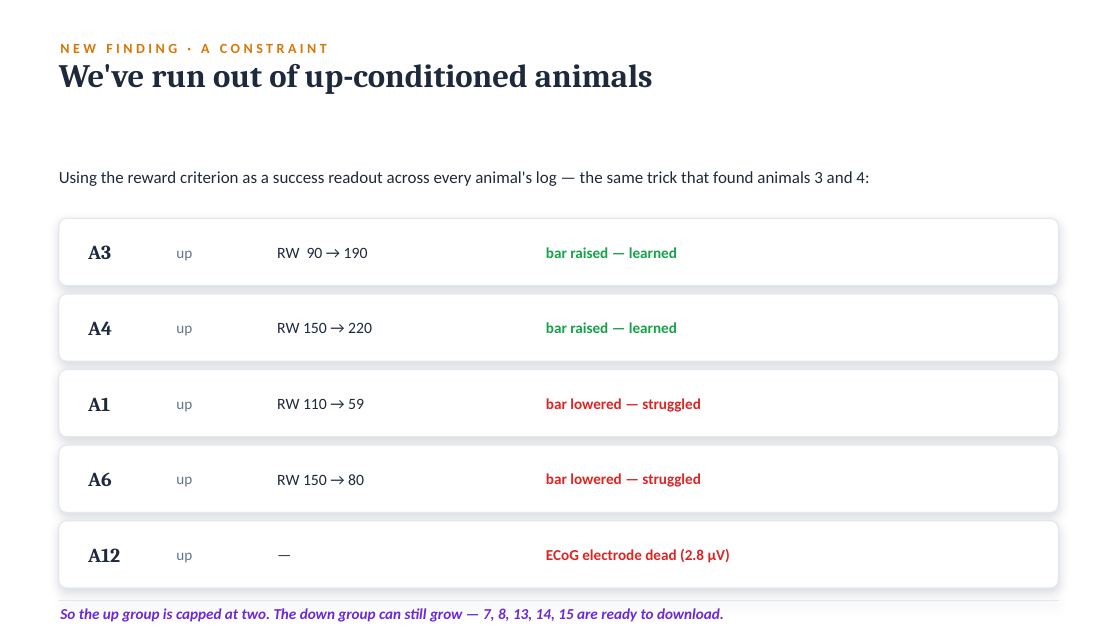
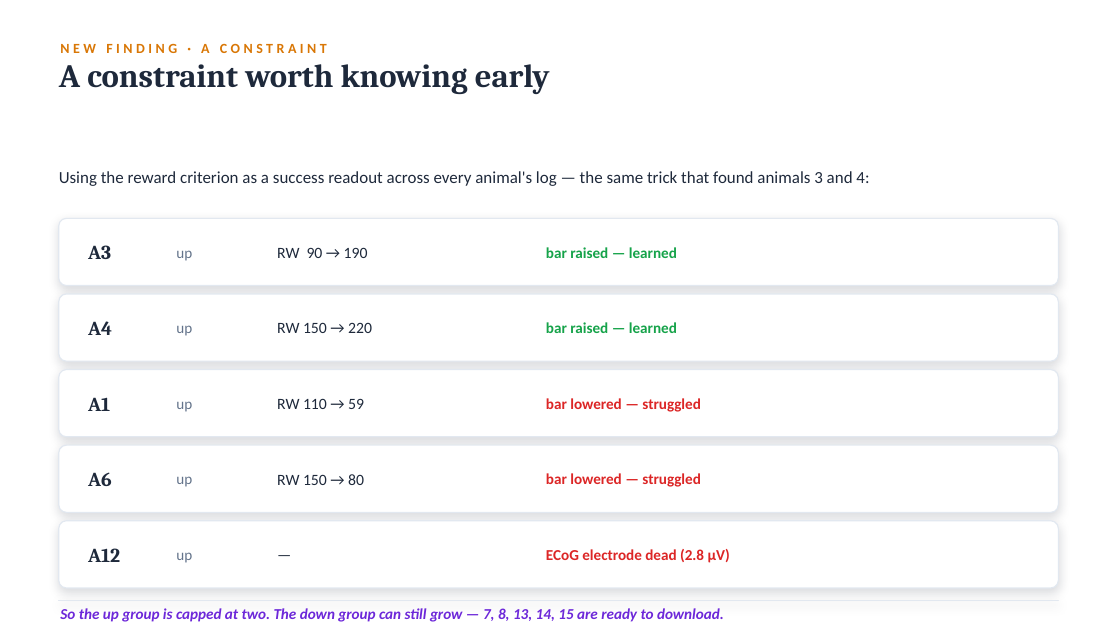
Before and after one commit to switchrao777/hroc-ncan, a slide deck: slide 8 of slides/HROC_Weekly_Update.pptx (slide 7 before the commit). Drawn at 1120x630 pixels with LibreOffice and Linux fonts; fonts in the diff are those of the drawing. Boxes give left, top, right and bottom in pixels: in the first picture for what was removed or moved away, otherwise in the second. Text is boxed around its words. In the diff, an @@ line names an element or a change of style, - is before the commit and + after.

```diff
--- a/slides/HROC_Weekly_Update.pptx
+++ b/slides/HROC_Weekly_Update.pptx
@@ text at [59, 64, 550, 94]: text changed @@
-We've run out of up-conditioned animals
+A constraint worth knowing early
```
Also in this commit, not shown: 2 other slides changed, 1 slide added, 5 other files.
